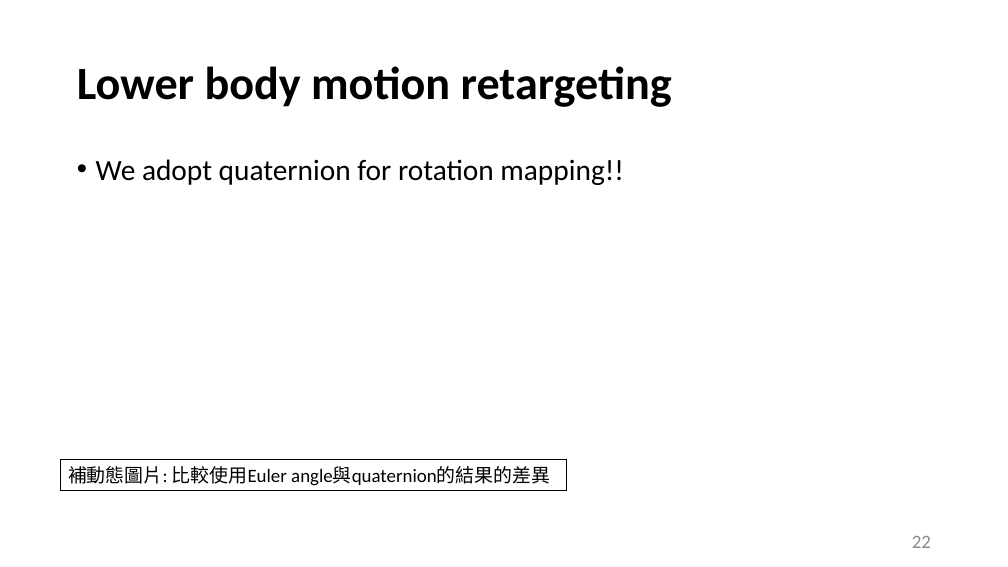
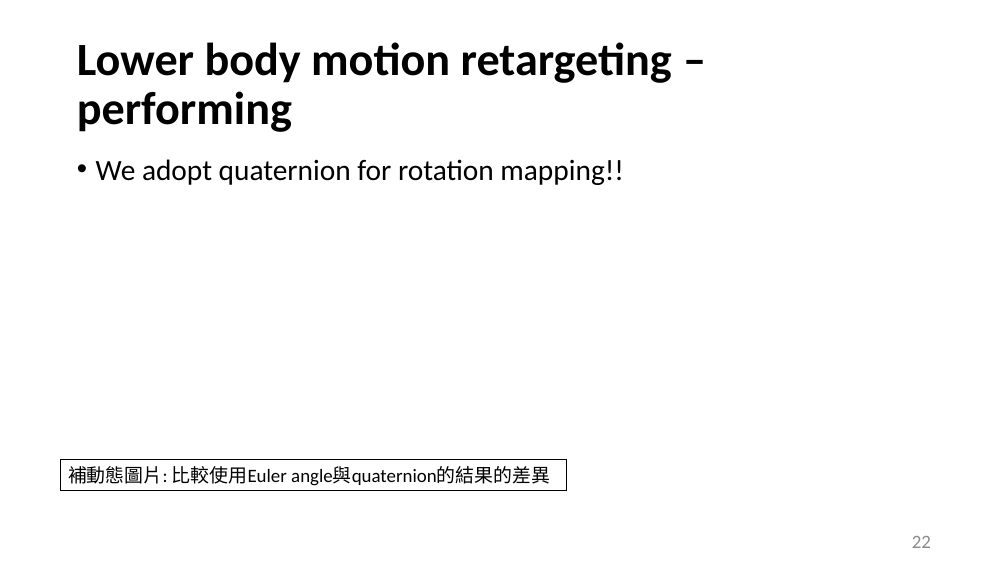
Before and after one commit to Louislar/MotionStyleTransferInHand, a slide deck: slide 22 of thesisFigs/thesis_slide.pptx. Drawn at 1008x567 pixels with LibreOffice and Linux fonts; fonts in the diff are those of the drawing. Boxes give left, top, right and bottom in pixels: in the first picture for what was removed or moved away, otherwise in the second. Text is boxed around its words. In the diff, an @@ line names an element or a change of style, - is before the commit and + after.

```diff
--- a/thesisFigs/thesis_slide.pptx
+++ b/thesisFigs/thesis_slide.pptx
@@ title at (77,42,672,132): text changed @@
-Lower body motion retargeting
+Lower body motion retargeting – performing
```
Also in this commit, not shown: 4 other slides changed, 2 slides added.
